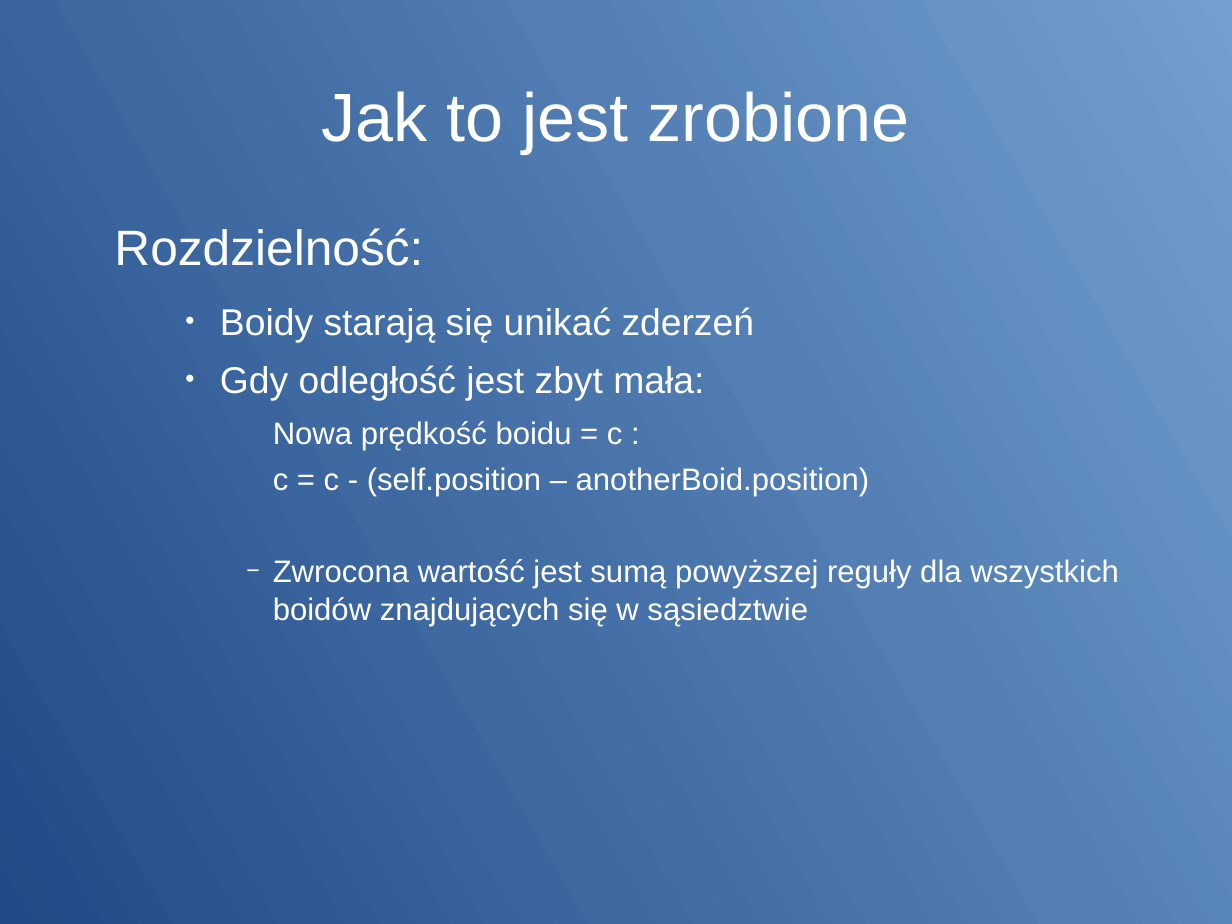
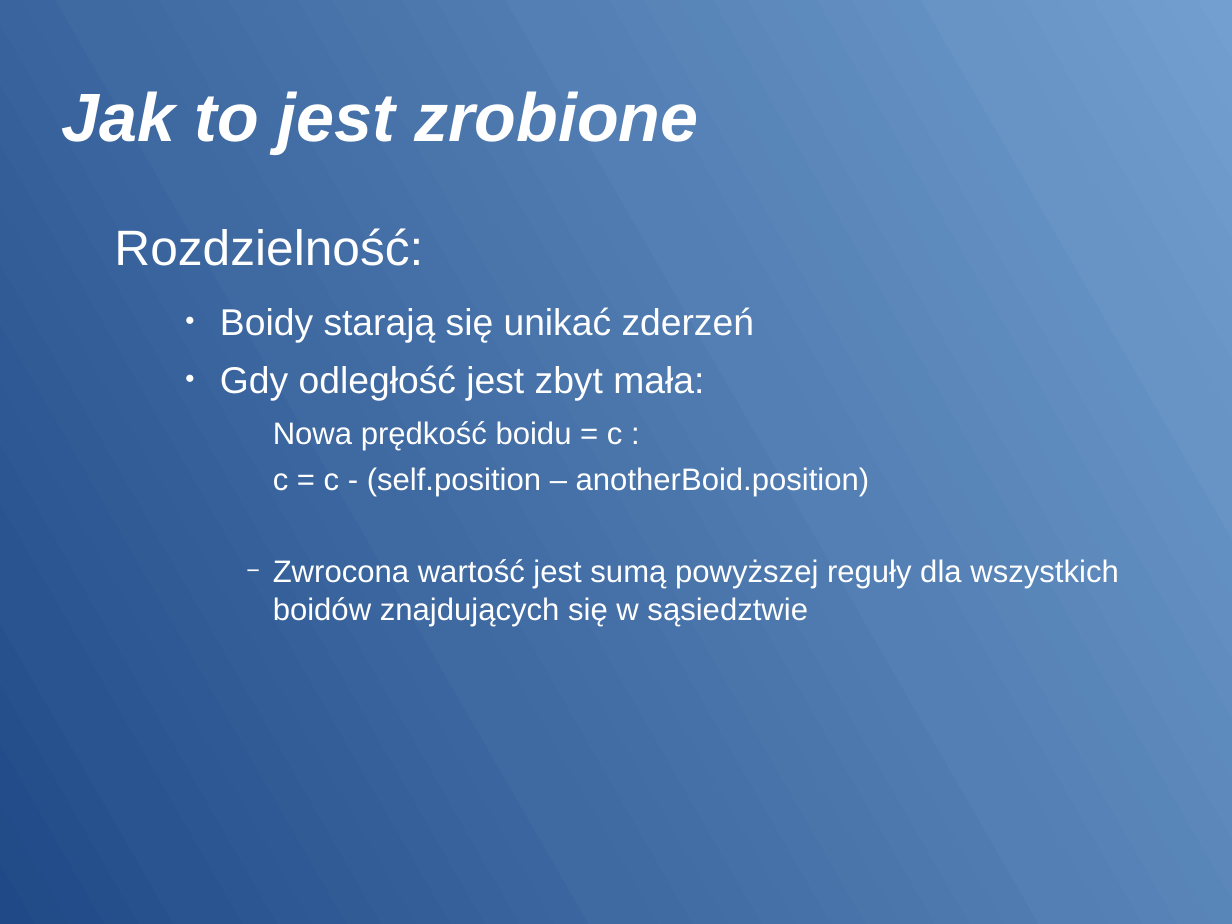
Before and after one commit to janwojcik5/HerdSimulation, a slide deck: slide 9 of Prezentacja.odp (slide 8 before the commit). Drawn at 1232x924 pixels with LibreOffice and Linux fonts; fonts in the diff are those of the drawing. Boxes give left, top, right and bottom in pixels: in the first picture for what was removed or moved away, otherwise in the second. Text is boxed around its words. In the diff, an @@ line names an element or a change of style, - is before the commit and + after.

```diff
--- a/Prezentacja.odp
+++ b/Prezentacja.odp
@@ title "Jak to jest zrobione" at (x1=62, y1=91, x2=698, y2=153): bold on, italic on; alignment centre to left @@
```
Also in this commit, not shown: 8 other slides changed, 3 slides added, 1 slide removed, 3 other files.
